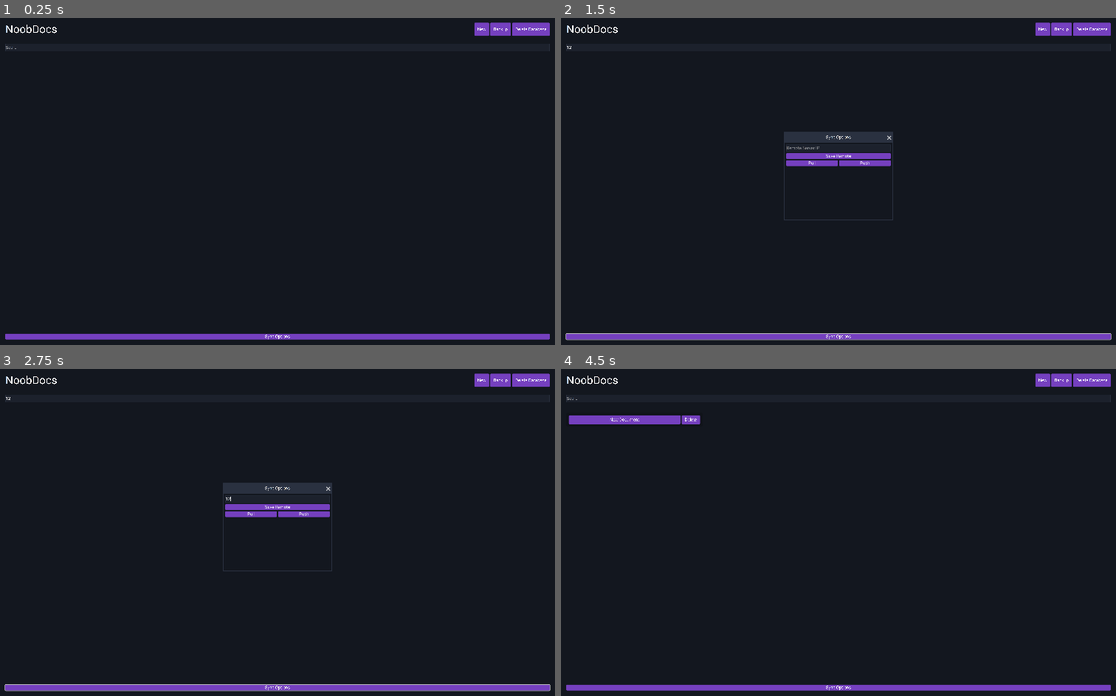
Above: before the commit, frames 1-4 (two rows, left to right).
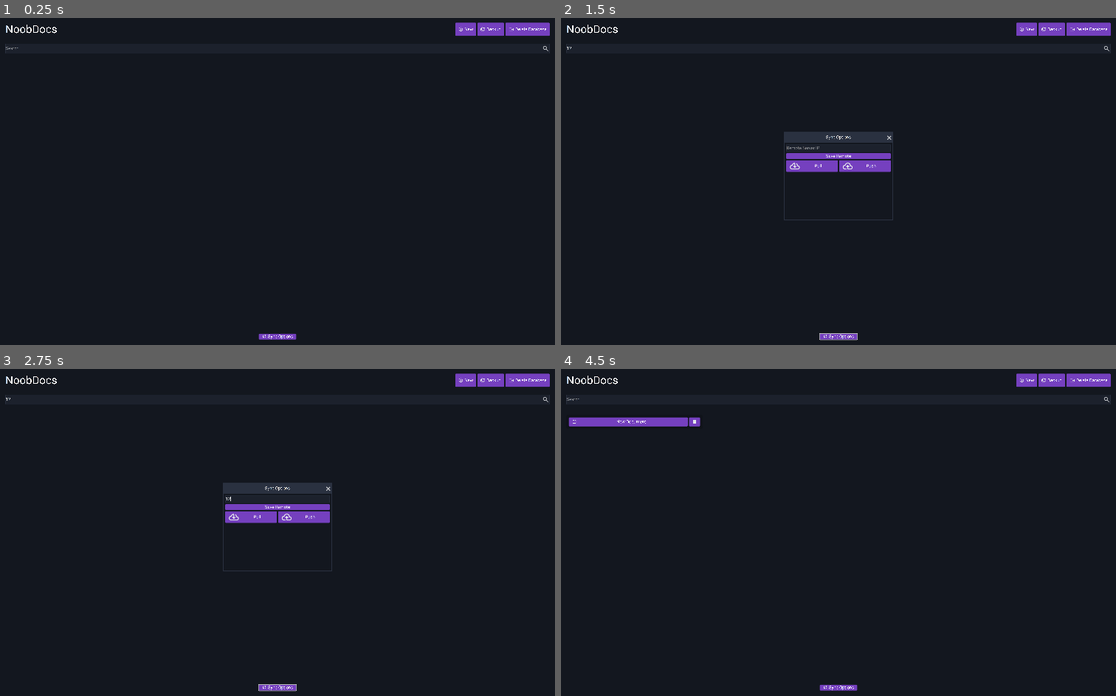
Above: after the commit, the same moments.

Repository: FunNoober/NoobDocsGodot
Game: Godot game, scene res://main_ui.tscn
Same seed, same stepped clock (60 frames per second), same inputs: the game is played once before the commit and once after it.
Inputs (mouse positions are in pixels of both pictures, inside the frame that each line leads up to):
- Up to frame 1 (0.25 s): no input
- Up to frame 2 (1.5 s): click (838, 47) at 0.52 s; type "12" at 0.6 s; click "Sync Options" at 1.25 s
- Up to frame 3 (2.75 s): click (277, 499) at 2.02 s; type "12" at 2.1 s
- Up to frame 4 (4.5 s): click "New" at 2.75 s; click (699, 539) at 3.52 s; type "12" at 3.6 s; click "Home" at 4.25 s

The runs differ from the first frame. In frame 1, 1.9% of the frame differs, in the area x 0-100%, y 1-99%; in frame 2, 2.7%; in frame 3, 2.7%; in frame 4, 2.3%.

Commit message:
Added icons to many buttons in the user-interface.

Diff:
--- a/desktop_client/assets/prefab/document_card.tscn
+++ b/desktop_client/assets/prefab/document_card.tscn
@@ -1,7 +1,9 @@
-[gd_scene load_steps=4 format=3 uid="uid://bnt6qtlihui1r"]
+[gd_scene load_steps=6 format=3 uid="uid://bnt6qtlihui1r"]
 
 [ext_resource type="Theme" uid="uid://chaavt4sj5lex" path="res://assets/themes/main_ui.tres" id="1_q2a67"]
 [ext_resource type="Script" path="res://assets/prefab/document_card.gd" id="2_4ly4b"]
+[ext_resource type="Texture2D" uid="uid://dhcbk48ihbovd" path="res://assets/icons/open_in_new_16dp_E8EAED_FILL0_wght400_GRAD0_opsz20.png" id="3_oj7ct"]
+[ext_resource type="Texture2D" uid="uid://cqvl320i3xapu" path="res://assets/icons/delete_16dp_E8EAED_FILL0_wght400_GRAD0_opsz20.png" id="3_trcet"]
 
 [sub_resource type="StyleBoxFlat" id="StyleBoxFlat_2co3v"]
 bg_color = Color(0, 0, 0, 0.156863)
@@ -43,11 +45,14 @@
 [node name="OpenDocumentButton" type="Button" parent="MarginContainer/document_card"]
 layout_mode = 2
 size_flags_horizontal = 3
+theme_override_constants/icon_max_width = 16
 text = "text"
+icon = ExtResource("3_oj7ct")
 
 [node name="DeleteDocumentButton" type="Button" parent="MarginContainer/document_card"]
 layout_mode = 2
-text = "Delete"
+theme_override_constants/icon_max_width = 16
+icon = ExtResource("3_trcet")
 
 [connection signal="pressed" from="MarginContainer/document_card/OpenDocumentButton" to="." method="_on_open_document_button_pressed"]
 [connection signal="pressed" from="MarginContainer/document_card/DeleteDocumentButton" to="." method="_on_delete_document_button_pressed"]
--- a/desktop_client/assets/prefab/document_page.tscn
+++ b/desktop_client/assets/prefab/document_page.tscn
@@ -1,11 +1,13 @@
-[gd_scene load_steps=21 format=3 uid="uid://bbq5t84qphyk3"]
+[gd_scene load_steps=23 format=3 uid="uid://bbq5t84qphyk3"]
 
 [ext_resource type="Theme" uid="uid://chaavt4sj5lex" path="res://assets/themes/main_ui.tres" id="1_eeuxg"]
 [ext_resource type="Script" path="res://addons/markdownlabel/markdownlabel.gd" id="2_k71dw"]
 [ext_resource type="Script" path="res://assets/prefab/document_page.gd" id="2_kdu7k"]
 [ext_resource type="Script" path="res://assets/prefab/MargainExpander.gd" id="3_bvjxs"]
 [ext_resource type="Script" path="res://addons/markdownlabel/header_formats/h1_format.gd" id="3_t6wkr"]
+[ext_resource type="Texture2D" uid="uid://ou5m5cr3e5i5" path="res://assets/icons/home_16dp_E8EAED_FILL0_wght400_GRAD0_opsz20.png" id="4_hmwqy"]
 [ext_resource type="Script" path="res://addons/markdownlabel/header_formats/h2_format.gd" id="4_wehlw"]
+[ext_resource type="Texture2D" uid="uid://bd4cr3nfenlrc" path="res://assets/icons/save_16dp_E8EAED_FILL0_wght400_GRAD0_opsz20.png" id="5_aficv"]
 [ext_resource type="Script" path="res://addons/markdownlabel/header_formats/h3_format.gd" id="5_du4c6"]
 [ext_resource type="Script" path="res://addons/markdownlabel/header_formats/h4_format.gd" id="6_l0dgv"]
 [ext_resource type="Script" path="res://addons/markdownlabel/header_formats/h5_format.gd" id="7_mmilk"]
@@ -166,7 +168,9 @@
 focus_neighbor_bottom = NodePath("../../ViewSwitcher/MenuButton")
 focus_next = NodePath("../DocumentName")
 focus_previous = NodePath("../../EditorScroll/EditorViewer/Editor")
+theme_override_constants/icon_max_width = 16
 text = "Home"
+icon = ExtResource("4_hmwqy")
 
 [node name="DocumentName" type="LineEdit" parent="DocumentMargain/MainContainer/TopBar"]
 layout_mode = 2
@@ -186,7 +190,9 @@
 focus_neighbor_bottom = NodePath("../../ViewSwitcher/MenuButton")
 focus_next = NodePath("../../ViewSwitcher/MenuButton")
 focus_previous = NodePath("../DocumentName")
+theme_override_constants/icon_max_width = 16
 text = "Save"
+icon = ExtResource("5_aficv")
 
 [node name="TimeOfModification" type="Label" parent="DocumentMargain/MainContainer/TopBar"]
 layout_mode = 2
--- a/desktop_client/main_ui.tscn
+++ b/desktop_client/main_ui.tscn
@@ -1,11 +1,18 @@
-[gd_scene load_steps=19 format=3 uid="uid://cmg5wr6ocap4s"]
+[gd_scene load_steps=26 format=3 uid="uid://cmg5wr6ocap4s"]
 
 [ext_resource type="Theme" uid="uid://chaavt4sj5lex" path="res://assets/themes/main_ui.tres" id="1_76pn1"]
 [ext_resource type="Script" path="res://main_ui.gd" id="2_15v6i"]
 [ext_resource type="Script" path="res://assets/prefab/MargainExpander.gd" id="3_ek45p"]
+[ext_resource type="Texture2D" uid="uid://dwrhwqxwce3ab" path="res://assets/icons/add_circle_16dp_E8EAED_FILL0_wght400_GRAD0_opsz20.png" id="4_2smo7"]
 [ext_resource type="Script" path="res://assets/ConfirmDeleteDialog.gd" id="4_3vxcl"]
+[ext_resource type="Texture2D" uid="uid://7r67r3ern1fl" path="res://assets/icons/folder_copy_16dp_E8EAED_FILL0_wght400_GRAD0_opsz20.png" id="4_rik15"]
+[ext_resource type="Texture2D" uid="uid://coortee03c24r" path="res://assets/icons/search_16dp_E8EAED_FILL0_wght400_GRAD0_opsz20.png" id="4_u7g62"]
 [ext_resource type="Script" path="res://assets/prefab/ConfirmDatabaseDeletion.gd" id="5_6n0d6"]
+[ext_resource type="Texture2D" uid="uid://bj4geehjr5sxl" path="res://assets/icons/folder_delete_16dp_E8EAED_FILL0_wght400_GRAD0_opsz20.png" id="5_c5p75"]
 [ext_resource type="Script" path="res://assets/prefab/SyncOptionsWindow.gd" id="6_qbbq2"]
+[ext_resource type="Texture2D" uid="uid://blgms6tib5yal" path="res://assets/icons/cloud_download_16dp_E8EAED_FILL0_wght400_GRAD0_opsz20.png" id="7_rpqvy"]
+[ext_resource type="Texture2D" uid="uid://crlm408qgh2wy" path="res://assets/icons/sync_16dp_E8EAED_FILL0_wght400_GRAD0_opsz20.png" id="8_i2now"]
+[ext_resource type="Texture2D" uid="uid://bh0gfoeajt3ei" path="res://assets/icons/cloud_upload_16dp_E8EAED_FILL0_wght400_GRAD0_opsz20.png" id="8_nxc8m"]
 
 [sub_resource type="LabelSettings" id="LabelSettings_yx68k"]
 font_size = 36
@@ -96,6 +103,22 @@
 corner_radius_bottom_right = 4
 corner_radius_bottom_left = 4
 
+[sub_resource type="Animation" id="Animation_5iwf7"]
+length = 0.001
+loop_mode = 1
+tracks/0/type = "value"
+tracks/0/imported = false
+tracks/0/enabled = true
+tracks/0/path = NodePath(".:modulate")
+tracks/0/interp = 1
+tracks/0/loop_wrap = true
+tracks/0/keys = {
+"times": PackedFloat32Array(0),
+"transitions": PackedFloat32Array(1),
+"update": 0,
+"values": [Color(1, 1, 1, 0)]
+}
+
 [sub_resource type="Animation" id="Animation_pq2o6"]
 resource_name = "ShowPushNotification"
 length = 2.0
@@ -112,22 +135,6 @@
 "values": [Color(1, 1, 1, 0), Color(1, 1, 1, 1), Color(1, 1, 1, 1), Color(1, 1, 1, 0)]
 }
 
-[sub_resource type="Animation" id="Animation_5iwf7"]
-length = 0.001
-loop_mode = 1
-tracks/0/type = "value"
-tracks/0/imported = false
-tracks/0/enabled = true
-tracks/0/path = NodePath(".:modulate")
-tracks/0/interp = 1
-tracks/0/loop_wrap = true
-tracks/0/keys = {
-"times": PackedFloat32Array(0),
-"transitions": PackedFloat32Array(1),
-"update": 0,
-"values": [Color(1, 1, 1, 0)]
-}
-
 [sub_resource type="AnimationLibrary" id="AnimationLibrary_vbk5u"]
 _data = {
 "RESET": SubResource("Animation_5iwf7"),
@@ -172,16 +179,22 @@
 
 [node name="CreateButton" type="Button" parent="UiMargain/MainContainer/TopBar"]
 layout_mode = 2
+theme_override_constants/icon_max_width = 16
 text = "New"
+icon = ExtResource("4_2smo7")
 
 [node name="BackupButton" type="Button" parent="UiMargain/MainContainer/TopBar"]
 layout_mode = 2
+theme_override_constants/icon_max_width = 16
 shortcut = SubResource("Shortcut_37tyo")
 text = "Backup"
+icon = ExtResource("4_rik15")
 
 [node name="DeleteDatabasebutton" type="Button" parent="UiMargain/MainContainer/TopBar"]
 layout_mode = 2
+theme_override_constants/icon_max_width = 18
 text = "Delete Database"
+icon = ExtResource("5_c5p75")
 
 [node name="CloseElements" type="VBoxContainer" parent="UiMargain/MainContainer"]
 layout_mode = 2
@@ -189,6 +202,7 @@
 [node name="SearchBar" type="LineEdit" parent="UiMargain/MainContainer/CloseElements"]
 layout_mode = 2
 placeholder_text = "Search"
+right_icon = ExtResource("4_u7g62")
 
 [node name="BackupFeedback" type="ProgressBar" parent="UiMargain/MainContainer/CloseElements"]
 custom_minimum_size = Vector2(0, 5)
@@ -212,10 +226,16 @@
 theme_override_constants/v_separation = 8
 columns = 4
 
-[node name="SyncOptionsButton" type="Button" parent="UiMargain/MainContainer"]
-layout_mode = 2
+[node name="HBoxContainer" type="HBoxContainer" parent="UiMargain/MainContainer"]
+layout_mode = 2
+alignment = 1
+
+[node name="SyncOptionsButton" type="Button" parent="UiMargain/MainContainer/HBoxContainer"]
+layout_mode = 2
+theme_override_constants/icon_max_width = 16
 shortcut = SubResource("Shortcut_tykto")
 text = "Sync Options"
+icon = ExtResource("8_i2now")
 
 [node name="ConfirmDeleteDialog" type="ConfirmationDialog" parent="."]
 initial_position = 1
@@ -311,12 +331,16 @@
 [node name="PullButton" type="Button" parent="SyncOptionsWindow/MarginContainer/Lines/ActionButtons"]
 layout_mode = 2
 size_flags_horizontal = 3
+theme_override_constants/icon_max_width = 36
 text = "Pull"
+icon = ExtResource("7_rpqvy")
 
 [node name="PushButton" type="Button" parent="SyncOptionsWindow/MarginContainer/Lines/ActionButtons"]
 layout_mode = 2
 size_flags_horizontal = 3
+theme_override_constants/icon_max_width = 36
 text = "Push"
+icon = ExtResource("8_nxc8m")
 
 [node name="PushSuccessfulPopup" type="Panel" parent="SyncOptionsWindow/MarginContainer"]
 modulate = Color(1, 1, 1, 0)
@@ -390,7 +414,7 @@
 [connection signal="pressed" from="UiMargain/MainContainer/TopBar/BackupButton" to="." method="_on_backup_button_pressed"]
 [connection signal="pressed" from="UiMargain/MainContainer/TopBar/DeleteDatabasebutton" to="." method="_on_delete_databasebutton_pressed"]
 [connection signal="text_changed" from="UiMargain/MainContainer/CloseElements/SearchBar" to="." method="_on_search_bar_text_changed"]
-[connection signal="pressed" from="UiMargain/MainContainer/SyncOptionsButton" to="." method="_on_sync_options_button_pressed"]
+[connection signal="pressed" from="UiMargain/MainContainer/HBoxContainer/SyncOptionsButton" to="." method="_on_sync_options_button_pressed"]
 [connection signal="confirmed" from="ConfirmDeleteDialog" to="." method="_on_confirm_delete_dialog_confirmed"]
 [connection signal="close_requested" from="ConfirmDatabaseDeletion" to="ConfirmDatabaseDeletion" method="_on_close_requested"]
 [connection signal="pressed" from="ConfirmDatabaseDeletion/DialogMargain/Contents/Buttons/CancelButton" to="ConfirmDatabaseDeletion" method="_on_cancel_button_pressed"]
Binary file added: desktop_client/assets/icons/add_circle_16dp_E8EAED_FILL0_wght400_GRAD0_opsz20.png
Binary file added: desktop_client/assets/icons/cloud_download_16dp_E8EAED_FILL0_wght400_GRAD0_opsz20.png
Binary file added: desktop_client/assets/icons/cloud_upload_16dp_E8EAED_FILL0_wght400_GRAD0_opsz20.png
Binary file added: desktop_client/assets/icons/delete_16dp_E8EAED_FILL0_wght400_GRAD0_opsz20.png
Binary file added: desktop_client/assets/icons/folder_copy_16dp_E8EAED_FILL0_wght400_GRAD0_opsz20.png
Binary file added: desktop_client/assets/icons/folder_delete_16dp_E8EAED_FILL0_wght400_GRAD0_opsz20.png
Binary file added: desktop_client/assets/icons/home_16dp_E8EAED_FILL0_wght400_GRAD0_opsz20.png
Not shown, added: desktop_client/assets/icons/icon-source.txt
Binary file added: desktop_client/assets/icons/open_in_new_16dp_E8EAED_FILL0_wght400_GRAD0_opsz20.png
Binary file added: desktop_client/assets/icons/save_16dp_E8EAED_FILL0_wght400_GRAD0_opsz20.png
Binary file added: desktop_client/assets/icons/search_16dp_E8EAED_FILL0_wght400_GRAD0_opsz20.png
Binary file added: desktop_client/assets/icons/sync_16dp_E8EAED_FILL0_wght400_GRAD0_opsz20.png
